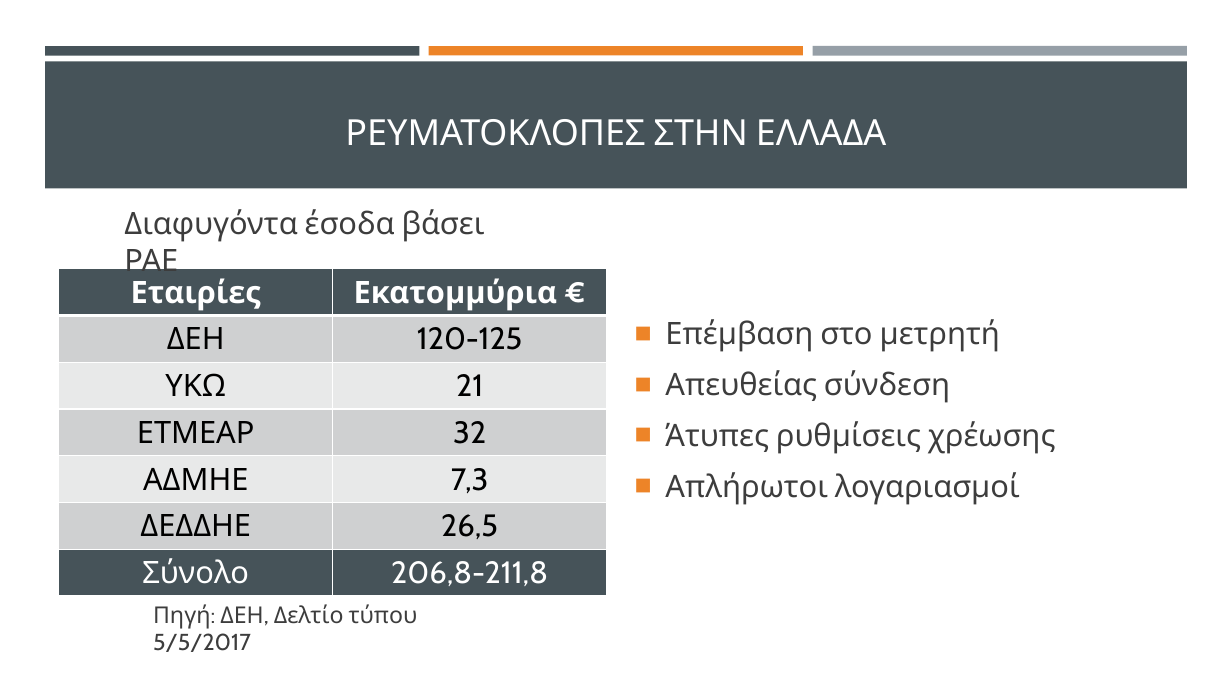
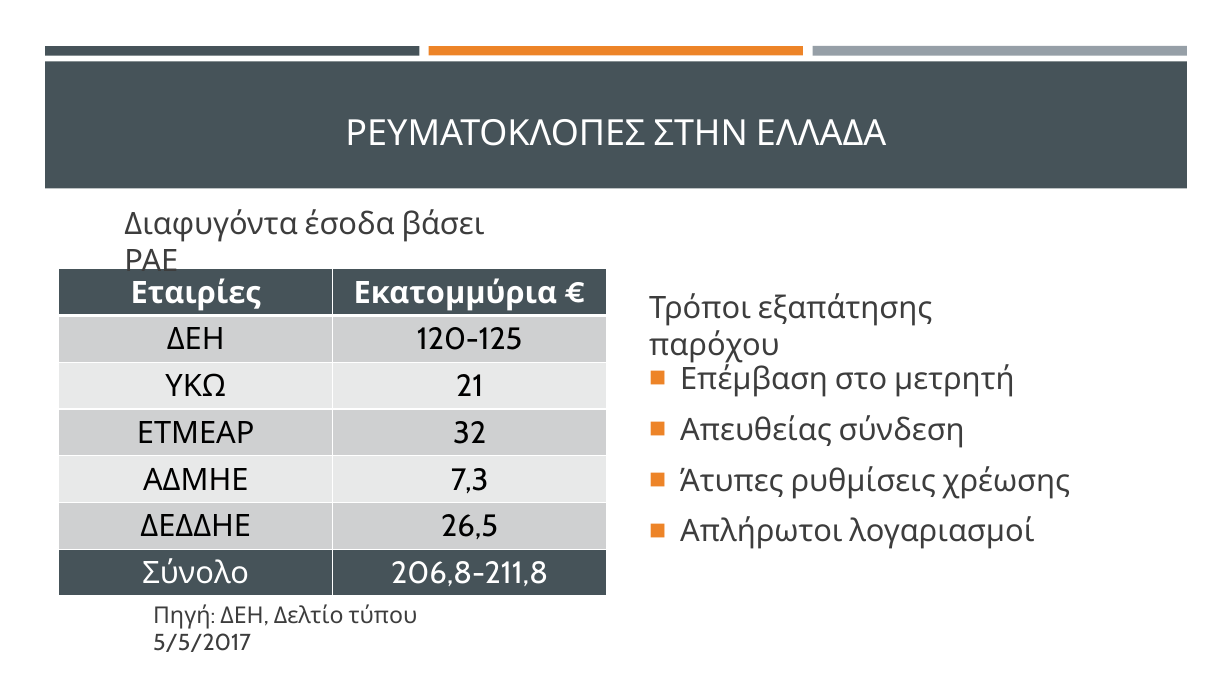
Before and after one commit to thanmitsel/Theft-detection, a slide deck: slide 2 of LateX/Presentation/Ανιχνευση μη τεχνικων απωλειων με συστηματα μηχανικης μαθησης.pptx. Drawn at 1232x693 pixels with LibreOffice and Linux fonts; fonts in the diff are those of the drawing. Boxes give left, top, right and bottom in pixels: in the first picture for what was removed or moved away, otherwise in the second. Text is boxed around its words. In the diff, an @@ line names an element or a change of style, - is before the commit and + after.

```diff
--- a/LateX/Presentation/Ανιχνευση μη τεχνικων απωλειων με συστηματα μηχανικης μαθησης.pptx
+++ b/LateX/Presentation/Ανιχνευση μη τεχνικων απωλειων με συστηματα μηχανικης μαθησης.pptx
@@ text added at bbox=[649, 293, 932, 363], 24 pt, text #3D3D3D @@
+Τρόποι εξαπάτησης παρόχου
@@ text "Επέμβαση στο μετρητή": place and size @@
-text "Επέμβαση στο μετρητή" at bbox=[665, 319, 1055, 505]
+text "Επέμβαση στο μετρητή" at bbox=[680, 361, 1070, 549]
```
Also in this commit, not shown: 10 other slides changed, 3 other files.
